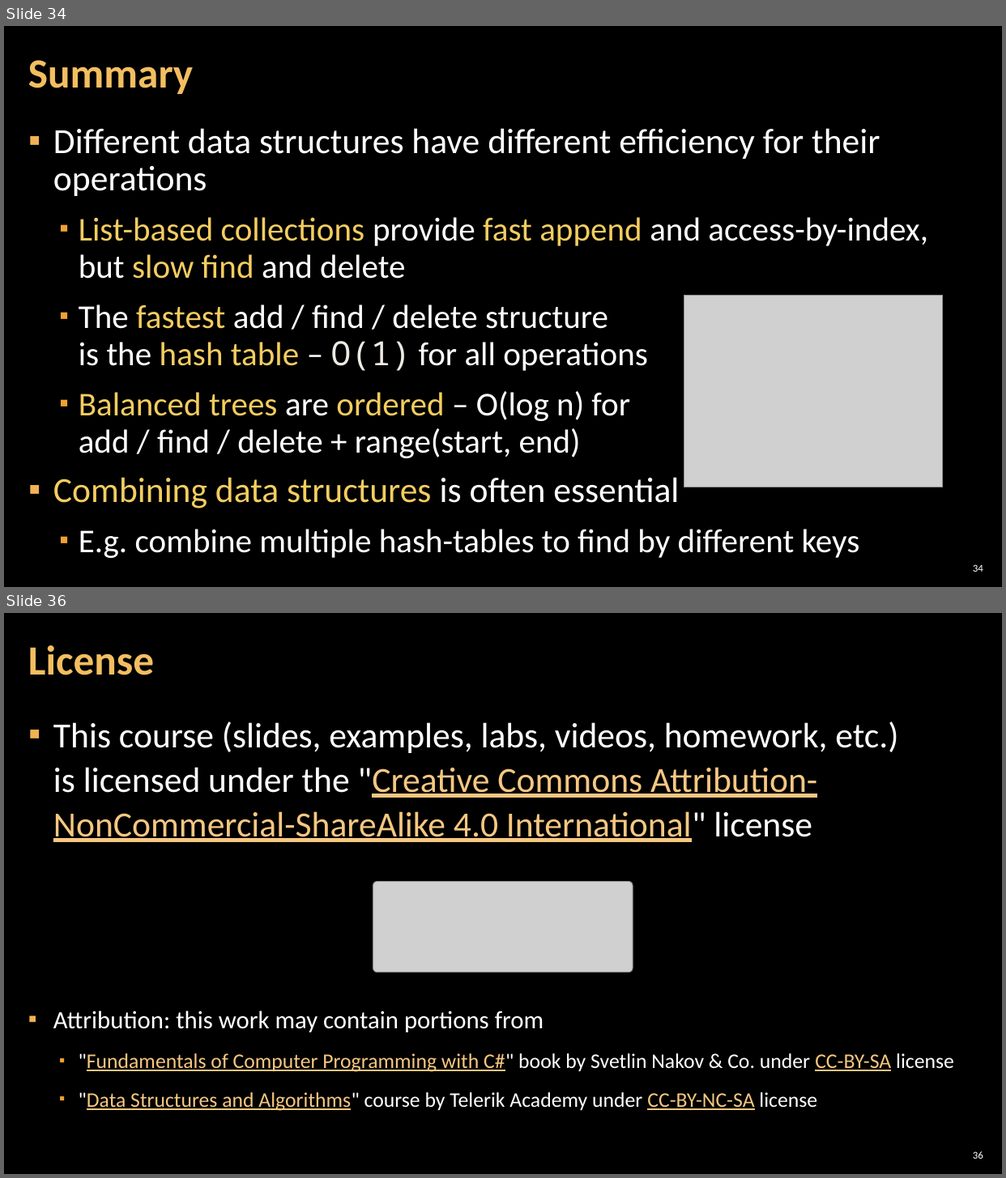
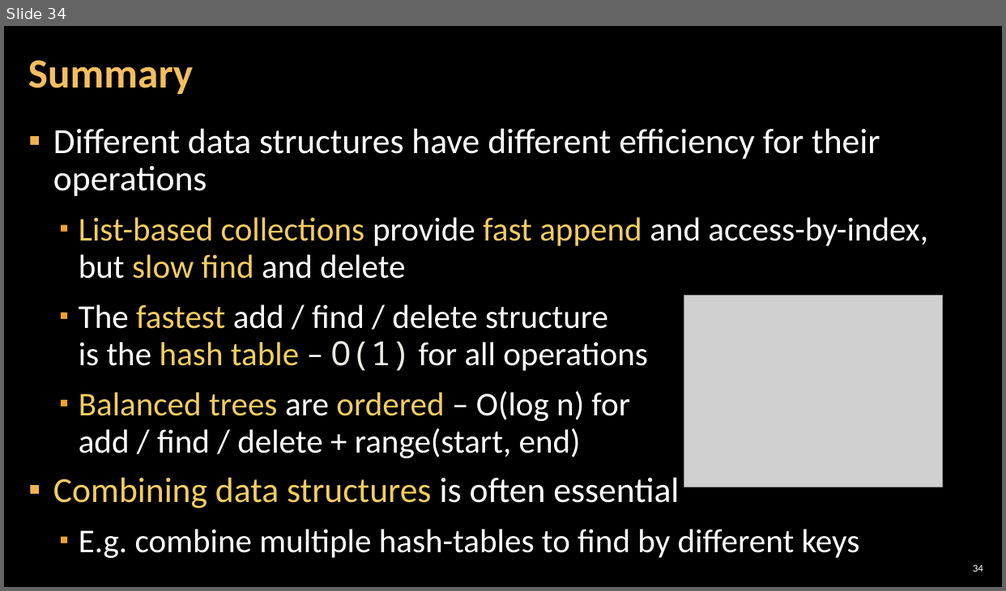
Before and after one commit to astambi/Data-Structures, a slide deck: 00-Resources/11. Data-Structures-Combining-Data-Structures.pptx. Shown one above the other, each under a label of ours: slides 34 and 36 before the commit, slide 34 after it; the slides between them are not shown. The pictures are 1006x1178 and 1006x591 pixels, drawn with LibreOffice and Linux fonts; fonts in the diff are those of the drawing; grey boxes stand for pictures; background and template pictures are left out. Boxes give left, top, right and bottom in pixels: in the first picture for what was removed or moved away, otherwise in the second. Text is boxed around its words. In the diff, an @@ line names an element or a change of style, - is before the commit and + after.

```diff
--- a/00-Resources/11. Data-Structures-Combining-Data-Structures.pptx
+++ b/00-Resources/11. Data-Structures-Combining-Data-Structures.pptx
@@ slide 36 removed at [4,613,1002,1174], background picture (left out) @@
@@ title removed at [28,645,154,675] @@
-License
@@ text removed at [53,722,898,842] @@
-▪ This course (slides, examples, labs, videos, homework, etc.)
-  is licensed under the "Creative Commons Attribution-NonCommercial-ShareAlike 4.0 International" license
@@ picture removed at [373,882,633,973] @@
@@ text removed at [53,1011,954,1111] @@
-▪ Attribution: this work may contain portions from
-  ▪ "Fundamentals of Computer Programming with C#" book by Svetlin Nakov & Co. under CC-BY-SA license
-  ▪ "Data Structures and Algorithms" course by Telerik Academy under CC-BY-NC-SA license
@@ page number removed at [973,1152,983,1159] @@
-36
```
Also in this commit, not shown: 2 other slides removed.
